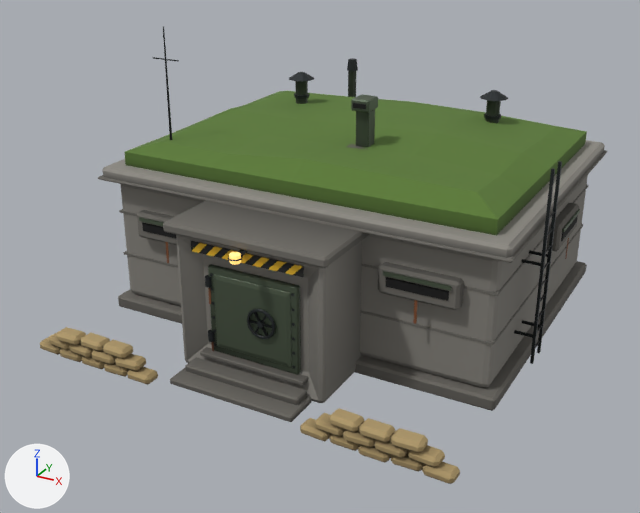
An edit to the glTF model assets/own/bunker.glb, drawn before and after from the same camera.
Rendered twice from a 50 mm camera at (8.71, -17.1, 9.69) aimed at (-0.18, -0.93, 1.61). Arrows for +X, +Y and +Z are at lower left; the lights stay in place. The older version comes first. Vertices at exactly the same position are counted once.

Objects in the first picture: 'bunker'.
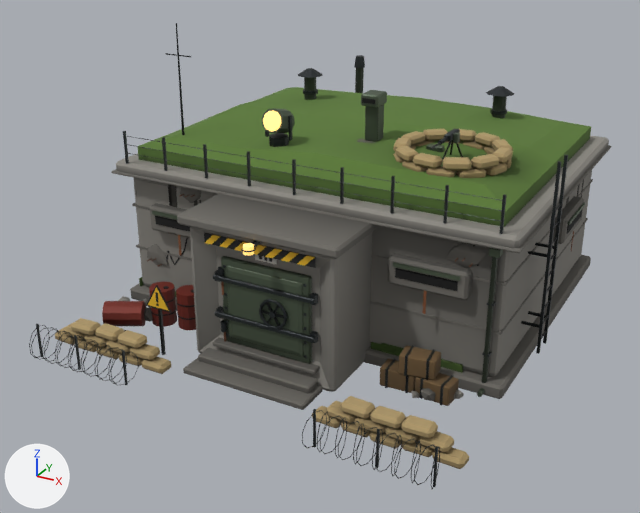
Edits to the bpy script that builds the scene:
```text
Add mat_barrel:
    mat_barrel = bpy.data.materials.new('barrel')
    # nodes: BsdfPrincipled, Mix, OutputMaterial, VertexColor
    # colours: red #7d2e22, mixed with the vertex colours
Add mat_wood:
    mat_wood = bpy.data.materials.new('wood')
    # nodes: BsdfPrincipled, Mix, OutputMaterial, VertexColor
    # colours: brown #6e5636, mixed with the vertex colours
Add mat_moss:
    mat_moss = bpy.data.materials.new('moss')
    # nodes: BsdfPrincipled, Mix, OutputMaterial, VertexColor
    # colours: dark green #4e6a2c, mixed with the vertex colours
Add mat_white:
    mat_white = bpy.data.materials.new('white')
    # nodes: BsdfPrincipled, Mix, OutputMaterial, VertexColor
    # colours: white #e6e3da, mixed with the vertex colours
Add mat_grime:
    mat_grime = bpy.data.materials.new('grime')
    # nodes: BsdfPrincipled, Mix, OutputMaterial, VertexColor
    # colours: dark grey #56534d, mixed with the vertex colours
Change me_footing_001:
    remove me_footing_001.from_pydata(...)  # 2204 vertices, 3912 faces; spans x -4.83..4.95, y -6.23..4.26, z 0.0..6.54
    add me_footing_001.from_pydata(...)  # 5662 vertices, 9972 faces; spans x -4.83..4.95, y -7.14..4.26, z -0.01..6.54
    me_footing_001 part 1: a new loose piece, a box spanning x 2.67..2.77, y -1.81..-1.69, z 4.52..4.7, in mat_steel
    me_footing_001 part 2: the loose piece of 24 vertices spanning x 0.25..0.95, y -1.55..-0.85, z 3.64..4.14 is copied, and the copy is scaled about its middle by (0.52, 0.253, 0.46), then moved by (1.5, -0.1, 0.24), in mat_steel; it spans x 1.92..2.27, y -1.39..-1.21, z 4.02..4.24
    me_footing_001 part 3: a new loose piece, an 8-sided cylinder along z spanning x 4.25..4.36, y -3.67..-3.56, z 0.2..3.2, in mat_steel
    me_footing_001 part 4: a new loose piece, an 8-sided cylinder along y spanning x 4.25..4.36, y -3.87..-3.62, z 0.06..0.18, in mat_steel
    me_footing_001 part 5: a new loose piece, a box spanning x -4.425..-4.375, y -3.715..-3.665, z 3.52..4.27, in mat_steel_dark
    me_footing_001 part 6: a new loose piece, a box spanning x -3.325..-3.275, y -3.715..-3.665, z 3.52..4.27, in mat_steel_dark
    me_footing_001 part 7: a new loose piece, a box spanning x -2.225..-2.175, y -3.715..-3.665, z 3.52..4.27, in mat_steel_dark
    me_footing_001 part 8: a new loose piece, a box spanning x -1.125..-1.075, y -3.715..-3.665, z 3.52..4.27, in mat_steel_dark
    me_footing_001 part 9: a new loose piece, a box spanning x -0.025..0.025, y -3.715..-3.665, z 3.52..4.27, in mat_steel_dark
    me_footing_001 part 10: a new loose piece, a box spanning x 1.075..1.125, y -3.715..-3.665, z 3.52..4.27, in mat_steel_dark
    me_footing_001 part 11: a new loose piece, a box spanning x 2.175..2.225, y -3.715..-3.665, z 3.52..4.27, in mat_steel_dark
    me_footing_001 part 12: a new loose piece, a box spanning x 3.275..3.325, y -3.715..-3.665, z 3.52..4.27, in mat_steel_dark
    me_footing_001 part 13: a new loose piece, a box spanning x 4.375..4.425, y -3.715..-3.665, z 3.52..4.27, in mat_steel_dark
    me_footing_001 part 14: 2742 vertices added at x -4.62..4.51, y -7.14..2.47, z -0.01..4.91
    me_footing_001 part 15: 444 vertices added at x 2.13..4.61, y -7.14..-6.46, z 0.0..0.8
    me_footing_001 part 16: 3312 kept faces spanning x -4.83..4.95, y -6.23..4.26, z 0.0..6.54 get new vertex colours; the middle colour goes from grey #b6b6b6 to grey #aeaeae
    other edits to the shape of me_footing_001 do not show in these pictures
    add me_footing_001.materials.append(mat_grime)
    add me_footing_001.materials.append(mat_moss)
    add me_footing_001.materials.append(mat_white)
    add me_footing_001.materials.append(mat_wood)
    add me_footing_001.materials.append(mat_barrel)
Change ob_bunker:
    ob_bunker.location: (-0.06, 0.99, 0.0) -> (-0.06, 1.44, 0.01)
```

Changed parts and their boxes [x1, y1, x2, y2] in the pictures (640 x 513 px):
'bunker', reshaped, moved: before [40, 27, 607, 484]; after [29, 23, 611, 489]
part 1 of me_footing_001, added: after [453, 132, 460, 143]
part 2 of me_footing_001, added: after [426, 144, 444, 152]
part 3 of me_footing_001, added: after [482, 257, 498, 383]
part 4 of me_footing_001, added: after [477, 388, 485, 397]
part 5 of me_footing_001, added: after [123, 131, 129, 163]
part 6 of me_footing_001, added: after [162, 137, 167, 171]
part 7 of me_footing_001, added: after [203, 144, 208, 178]
part 8 of me_footing_001, added: after [247, 151, 251, 187]
part 9 of me_footing_001, added: after [292, 159, 296, 195]
part 10 of me_footing_001, added: after [340, 167, 344, 204]
part 11 of me_footing_001, added: after [390, 176, 395, 213]
part 12 of me_footing_001, added: after [443, 185, 449, 223]
part 13 of me_footing_001, added: after [500, 194, 506, 234]
part 14 of me_footing_001, added: after [29, 108, 584, 406]
part 15 of me_footing_001, added: after [302, 409, 440, 489]
part 16 of me_footing_001, edited (looks the same): [198, 137, 607, 409] in both
